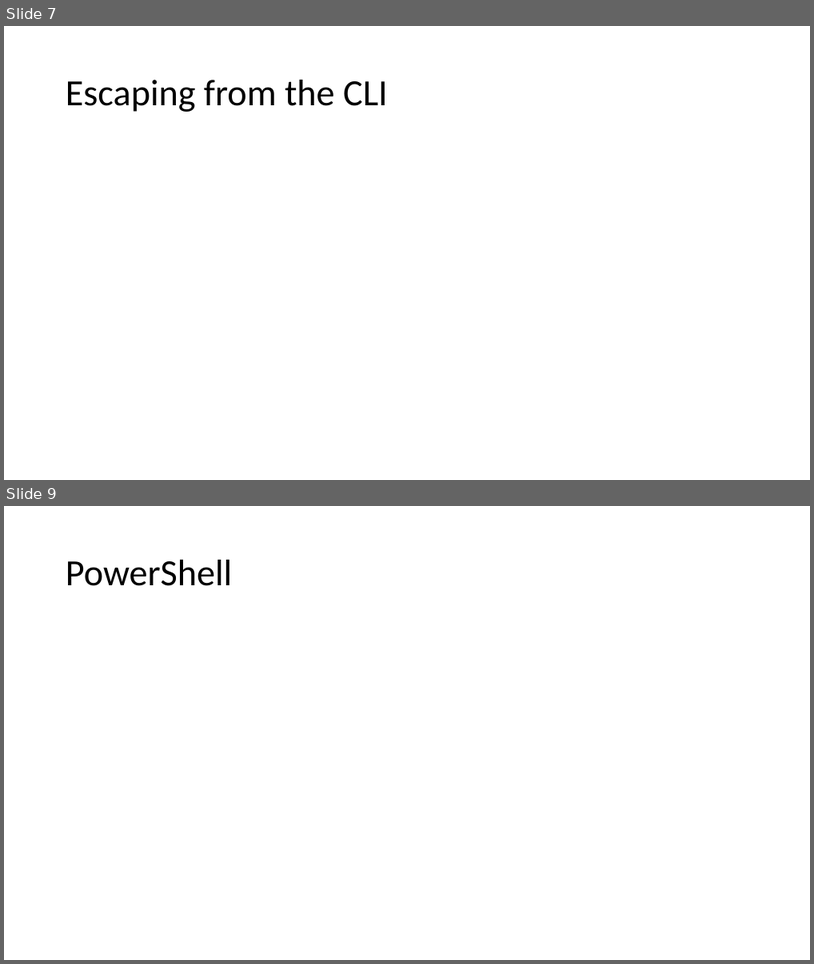
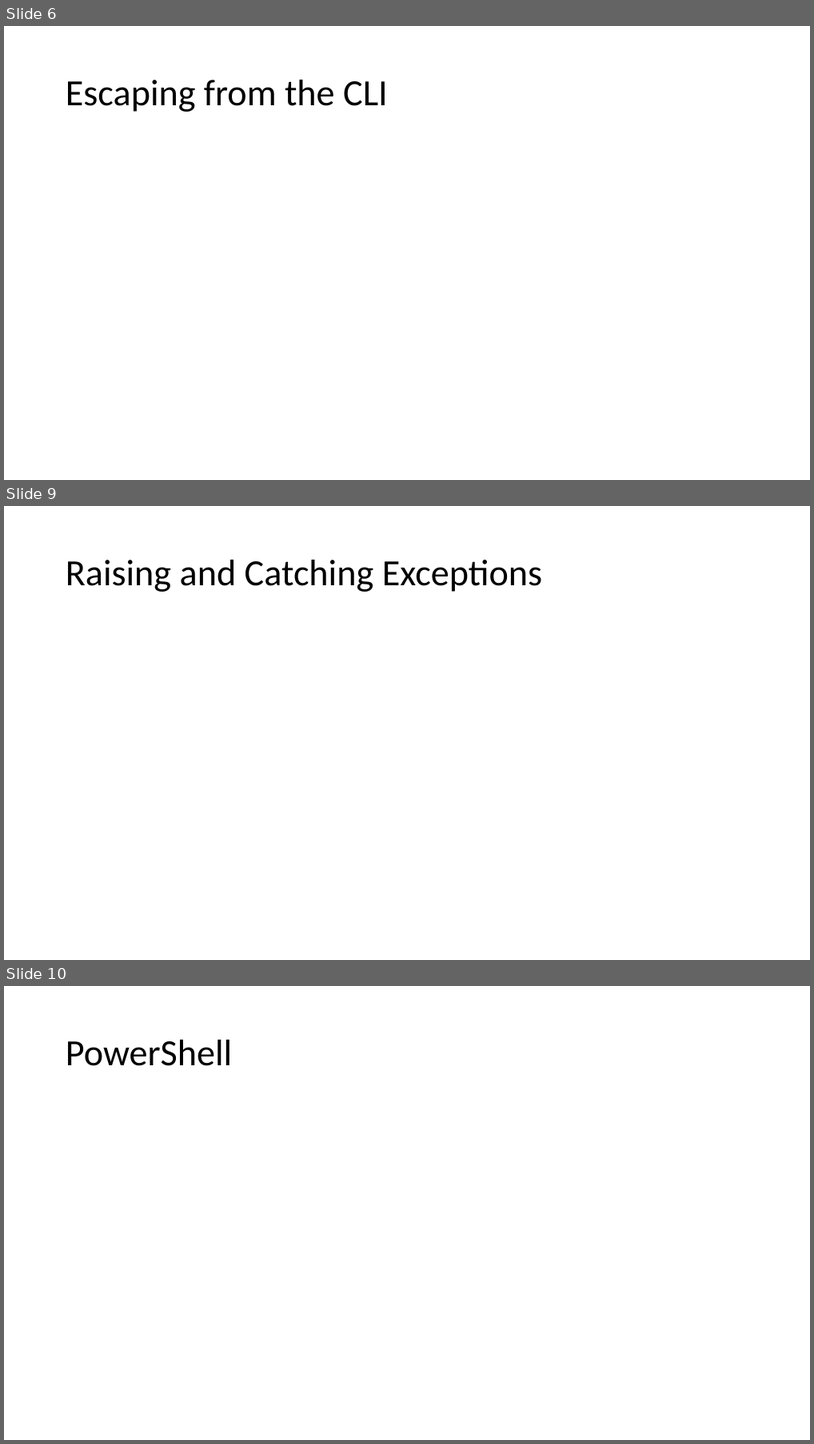
Before and after one commit to arista-northwest/arista-programmability, a slide deck: Arista Programmability.pptx. Shown one above the other, each under a label of ours: slides 7 and 9 before the commit, slides 6, 9 and 10 after it; the slides between them are not shown. The pictures are 814x964 and 814x1444 pixels, drawn with LibreOffice and Linux fonts; fonts in the diff are those of the drawing. Boxes give left, top, right and bottom in pixels: in the first picture for what was removed or moved away, otherwise in the second. Text is boxed around its words. In the diff, an @@ line names an element or a change of style, - is before the commit and + after.

```diff
--- a/Arista Programmability.pptx
+++ b/Arista Programmability.pptx
@@ slide 9 added at (4, 506, 810, 960), background #FFFFFF @@
@@ title added at (66, 560, 542, 592), 44 pt, text #000000 @@
+Raising and Catching Exceptions
@@ what was slide 7 is now slide 6 @@
@@ what was slide 9 is now slide 10 @@
```
Also in this commit, not shown: 3 slides changed, 1 other file.
